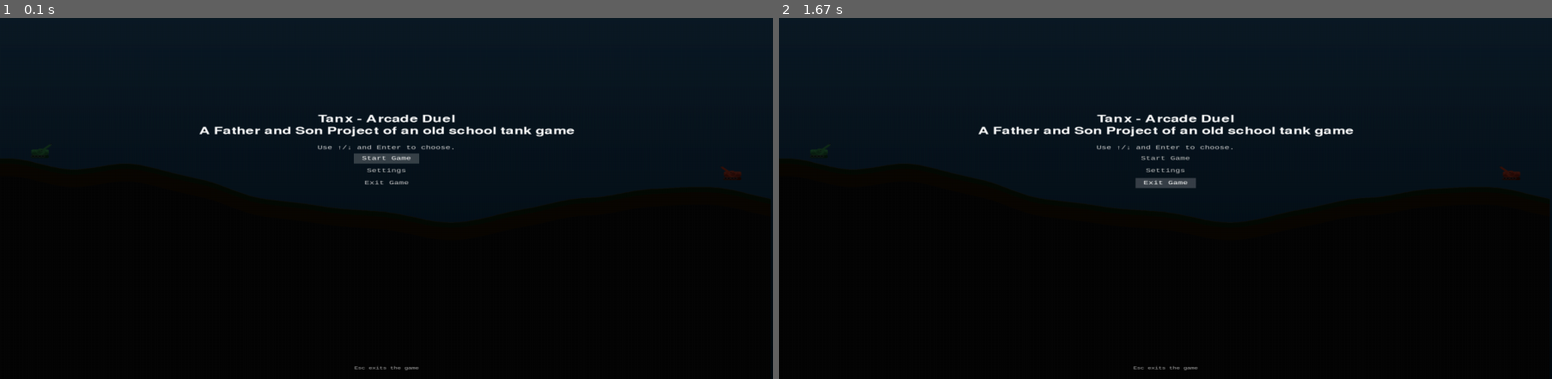
Above: before the commit, frames 1-2 (left to right).
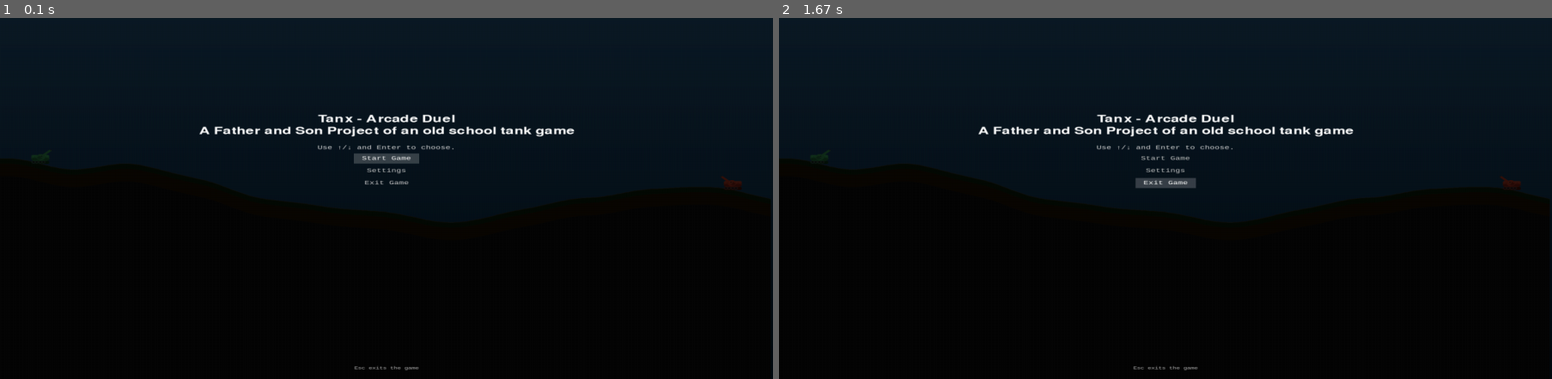
Above: after the commit, the same moments.

Repository: CKone/tanx-game
Game: pygame game, started from main.py
The game is run twice, just before and just after one commit, with the same random seed, the same clock (stepped at 60 frames per second) and the same inputs.
Inputs:
- Up to frame 1 (0.1 s): no input
- Up to frame 2 (1.67 s): hold Right 0.33-0.8 s; hold Up 0.83-1.3 s; hold Right from 1.33 s (still down)

The runs differ from the first frame. In frame 1, less than 0.1% of the frame differs, in the area x 4-96%, y 36-48%; in frame 2, less than 0.1%.

Commit message:
Allign Tanks with terrain level.

Diff:
--- a/tanx_game/pygame/renderer/scene.py
+++ b/tanx_game/pygame/renderer/scene.py
@@ -260,17 +260,20 @@
         turret_shadow = _scale_color(base_color, 0.8)
 
         x = offset_x + tank.x * cell
-        y = tank.y * cell + offset_y
+        ground = app.logic.world.ground_height(tank.x + 0.5)
+        if ground is None:
+            ground = tank.y + 1
+        base_y = offset_y + ground * cell
         facing = tank.facing
 
         # Tracks -----------------------------------------------------------------
         track_margin = cell * 0.06
-        track_rect = pygame.Rect(
-            int(x - track_margin),
-            int(y + cell - track_height),
-            int(cell + track_margin * 2),
-            int(track_height),
-        )
+        track_height_px = max(2, int(round(track_height)))
+        track_width_px = max(2, int(round(cell + track_margin * 2)))
+        track_left = int(round(x - track_margin))
+        track_bottom = int(round(base_y))
+        track_top = track_bottom - track_height_px
+        track_rect = pygame.Rect(track_left, track_top, track_width_px, track_height_px)
         pygame.draw.rect(surface, track_color, track_rect, border_radius=int(track_height * 0.35))
 
         wheel_radius = cell * 0.14
@@ -282,12 +285,11 @@
             pygame.draw.circle(surface, dark_grey, (int(wheel_x), int(wheel_y)), int(wheel_radius * 0.55))
 
         # Hull --------------------------------------------------------------------
-        hull_rect = pygame.Rect(
-            int(x - cell * 0.05),
-            int(y + cell - track_height - hull_height),
-            int(cell * 1.1),
-            int(hull_height),
-        )
+        hull_height_px = max(4, int(round(hull_height)))
+        hull_width_px = max(4, int(round(cell * 1.1)))
+        hull_left = int(round(x - cell * 0.05))
+        hull_top = track_rect.top - hull_height_px
+        hull_rect = pygame.Rect(hull_left, hull_top, hull_width_px, hull_height_px)
         pygame.draw.rect(surface, hull_color, hull_rect, border_radius=int(cell * 0.18))
 
         # Hull shading strip
